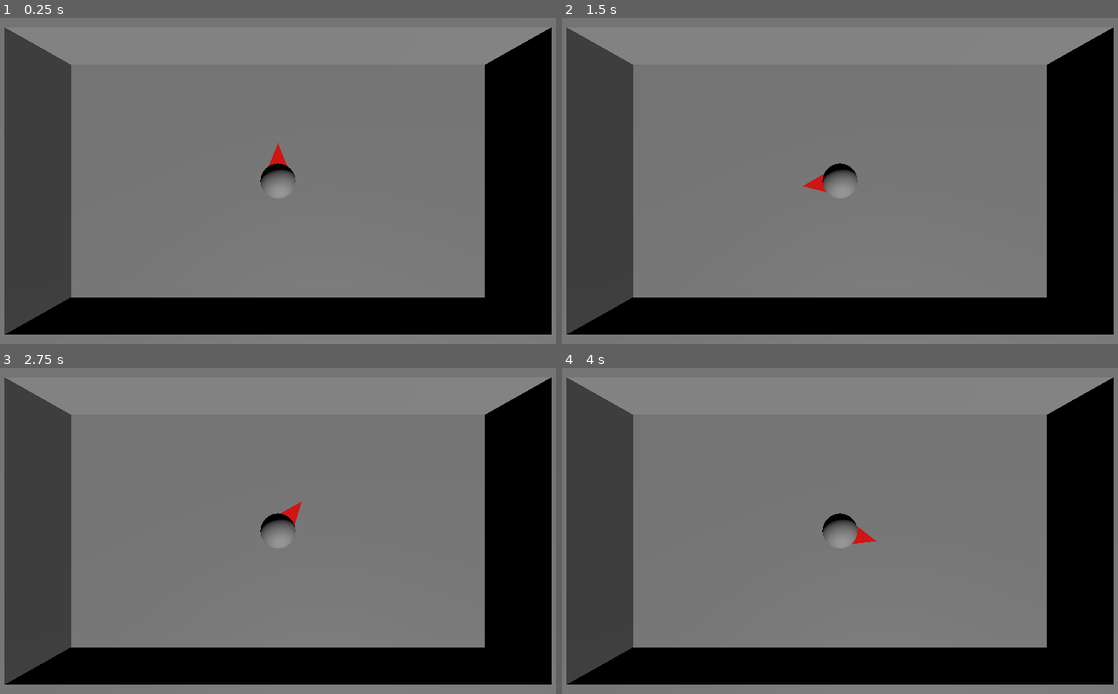
Above: before the commit, frames 1-4 (two rows, left to right).
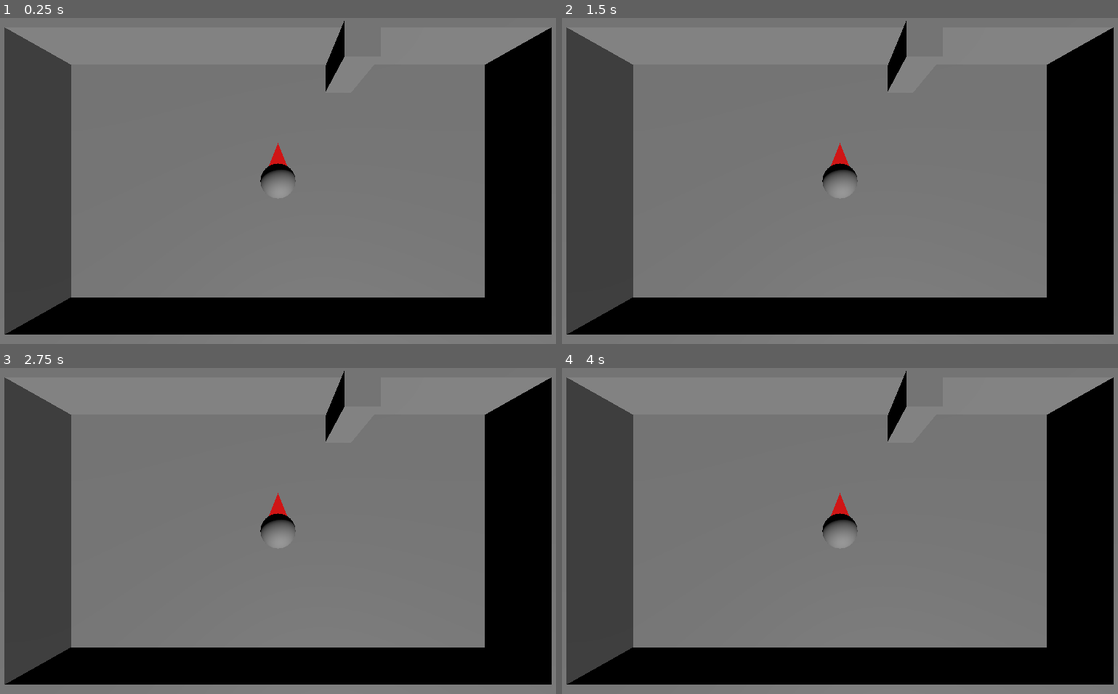
Above: after the commit, the same moments.

Repository: Radhamante/ScoreSpaceJam29
Game: Godot game, scene res://Levels/Level1.tscn
The game is run twice, just before and just after one commit, with the same random seed, the same clock (stepped at 60 frames per second) and the same inputs.
Inputs (mouse positions are in pixels of both pictures, inside the frame that each line leads up to):
- Up to frame 1 (0.25 s): no input
- Up to frame 2 (1.5 s): tap Enter at 0.5 s; move the mouse to (967, 164) at 0.52 s; click (967, 164) at 0.67 s; tap Space at 1.25 s; move the mouse to (723, 197) at 1.27 s; click (723, 197) at 1.42 s
- Up to frame 3 (2.75 s): tap Enter at 2 s; move the mouse to (333, 459) at 2.02 s; click (333, 459) at 2.17 s
- Up to frame 4 (4 s): tap Space at 2.75 s; move the mouse to (812, 596) at 2.77 s; click (812, 596) at 2.92 s; tap Enter at 3.5 s; move the mouse to (1012, 579) at 3.52 s; click (1012, 579) at 3.67 s

The runs differ from the first frame. In frame 1, 0.3% of the frame differs, in the area x 58-62%, y 0-23%; in frame 2, 0.5%; in frame 3, 0.5%; in frame 4, 0.5%, in the area x 46-62%, y 0-54%.
Error in both runs: Invalid access to property or key 'player_identifier' on a base object of type 'Nil'. (res://Global/LootLocker.gd:64)

Commit message:
feat_add_movement

Diff:
--- a/Levels/Level1.tscn
+++ b/Levels/Level1.tscn
@@ -1,6 +1,8 @@
-[gd_scene load_steps=2 format=3 uid="uid://dnwp340g2g511"]
+[gd_scene load_steps=3 format=3 uid="uid://dnwp340g2g511"]
 
 [ext_resource type="PackedScene" uid="uid://dpo7001q0nbvh" path="res://Player/Player.tscn" id="2_nkcqu"]
+
+[sub_resource type="BoxMesh" id="BoxMesh_q6hwb"]
 
 [node name="main" type="Node3D"]
 
@@ -25,3 +27,7 @@
 [node name="Player" parent="." node_paths=PackedStringArray("camera") instance=ExtResource("2_nkcqu")]
 transform = Transform3D(1, 0, 0, 0, 1, 0, 0, 0, 1, 0, 4.138, 0)
 camera = NodePath("../Camera3D")
+
+[node name="MeshInstance3D" type="MeshInstance3D" parent="."]
+transform = Transform3D(1, 0, 0, 0, 2.37419, 0, 0, 0, 1, 2.32636, 3.69713, -3.92254)
+mesh = SubResource("BoxMesh_q6hwb")
--- a/Player/Scripts/player.gd
+++ b/Player/Scripts/player.gd
@@ -1,6 +1,14 @@
 extends CharacterBody3D
 
 @export var camera : Camera3D
+
+var speed = 0
+var maxSPeed = 12
+
+var maxMouseDistance = 7
+
+var target_velocity = Vector3.ZERO
+var isMoving = false
 
 var mouse_left_down: bool = false
 func _input( event ):
@@ -22,16 +30,56 @@
 	rayQuery.to = rayEnd
 
 	var rayArray = spaceState.intersect_ray(rayQuery)
-
 	if rayArray.has("position"):
 		return rayArray["position"]
+
+func get_mouse_distance(mousePos: Vector3):
+	var distance = global_position.distance_to(mousePos)
+	return distance
+
 
 func _process( some_change ):
 	if mouse_left_down:
 		var mousePos = get_mouse_position()
-		if mousePos != null:
+
+		if mousePos != null and get_mouse_distance(mousePos) < 2.5:
+			if get_mouse_distance(mousePos) < 1.5:
+				speed = 0
+			else:
+				speed = get_mouse_distance(mousePos)
 			look_at(mousePos, Vector3.UP)
 			rotation.x = 0
+			target_velocity.x = position.direction_to(mousePos).x * speed
+			target_velocity.z = position.direction_to(mousePos).z * speed
+			velocity = lerp(velocity, target_velocity, 0.03)
+			isMoving = true
+
+		elif mousePos != null and get_mouse_distance(mousePos) > 2.5 and isMoving:
+			if get_mouse_distance(mousePos) <= maxSPeed:
+				speed = maxSPeed
+			if get_mouse_distance(mousePos) > maxMouseDistance:
+				velocity = lerp(velocity, Vector3.ZERO, 0.08)
+			else:
+				look_at(mousePos, Vector3.UP)
+				rotation.x = 0
+				target_velocity.x = position.direction_to(mousePos).x * speed
+				target_velocity.z = position.direction_to(mousePos).z * speed
+				velocity = lerp(velocity, target_velocity, 0.03)
+
+		if mousePos == null:
+			velocity = lerp(velocity, Vector3.ZERO, 0.08)
+			isMoving = false
+
+	else:
+		velocity = lerp(velocity, Vector3.ZERO, 0.08)
+		isMoving = false
+
+	print(speed)
+
+
+	#move_and_slide()
+			#print("mouse ", mousePos)
+			#print("distance ", get_mouse_distance(mousePos))
 
 		#print(mouse_position)
 		#print(position)
